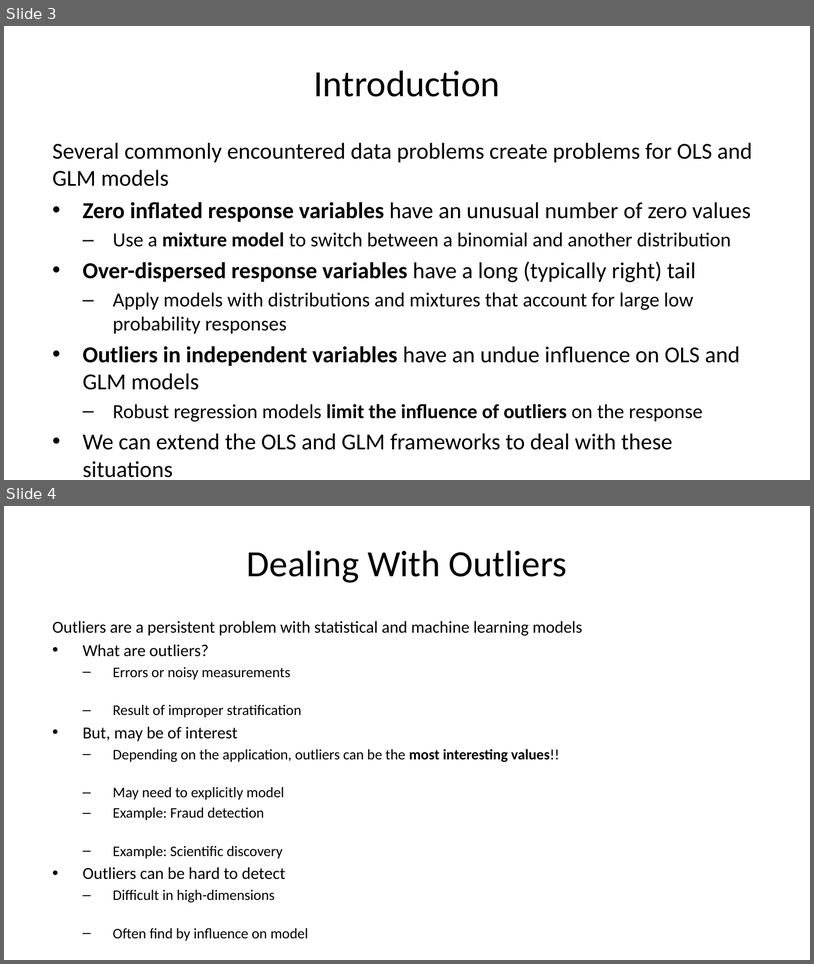
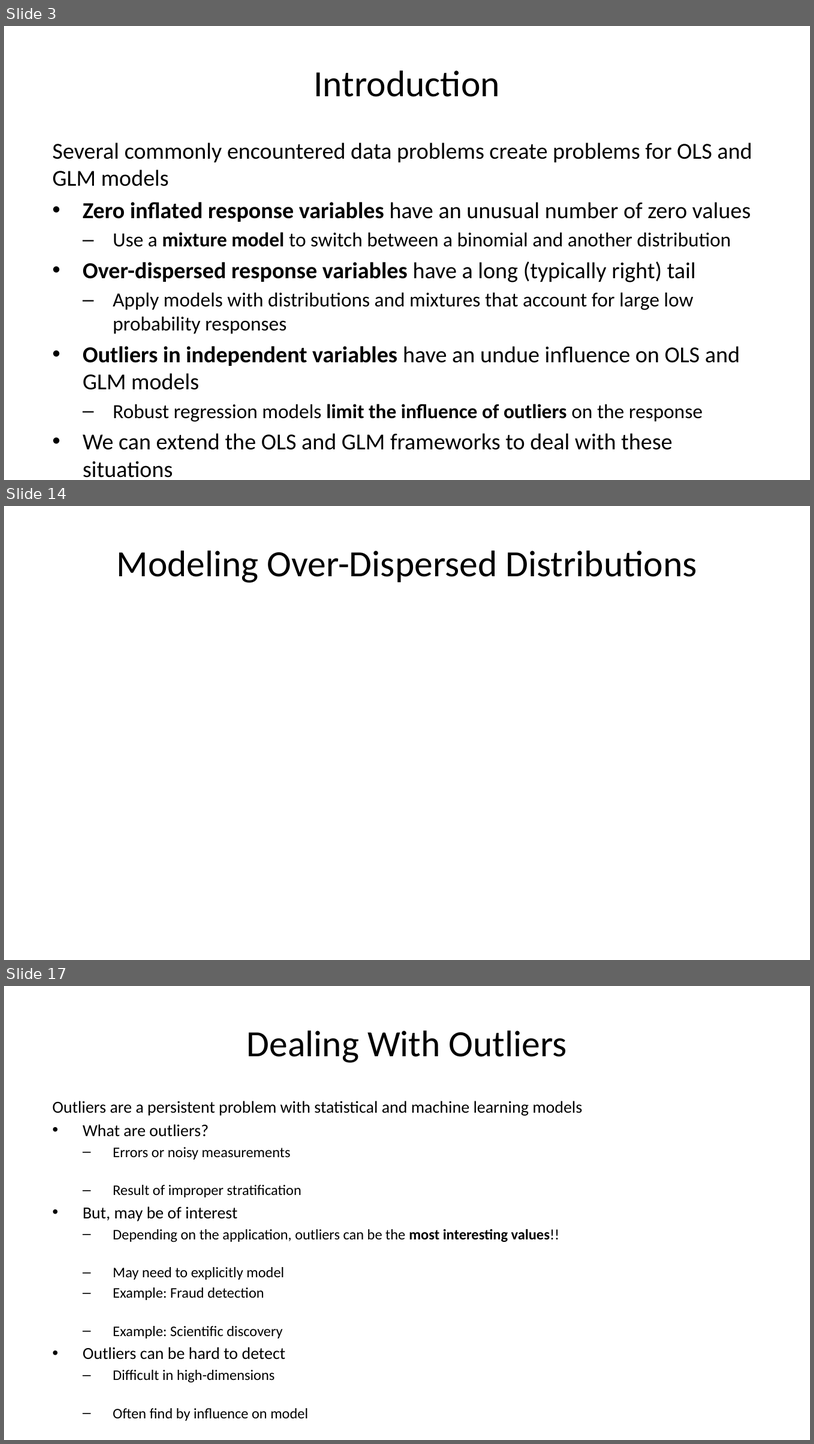
Before and after one commit to StephenElston/CSCI-E-83, a slide deck: LectureSlides/10b_ModelsFor OutliersAndOverdispersion.pptx. Shown one above the other, each under a label of ours: slides 3 and 4 before the commit, slides 3, 14 and 17 after it; the slides between them are not shown. The pictures are 814x964 and 814x1444 pixels, drawn with LibreOffice and Linux fonts; fonts in the diff are those of the drawing; grey boxes stand for pictures. Boxes give left, top, right and bottom in pixels: in the first picture for what was removed or moved away, otherwise in the second. Text is boxed around its words. In the diff, an @@ line names an element or a change of style, - is before the commit and + after.

Commit message:
Added slides on zero-inflated and over-dispersed distributions

```diff
--- a/LectureSlides/10b_ModelsFor OutliersAndOverdispersion.pptx
+++ b/LectureSlides/10b_ModelsFor OutliersAndOverdispersion.pptx
@@ slide 14 added at (x1=4, y1=506, x2=810, y2=960), background #FFFFFF @@
@@ title added at (x1=116, y1=550, x2=697, y2=583), 33 pt, text #000000 @@
+Modeling Over-Dispersed Distributions
@@ what was slide 4 is now slide 17 @@
```
Also in this commit, not shown: 12 other slides added.
